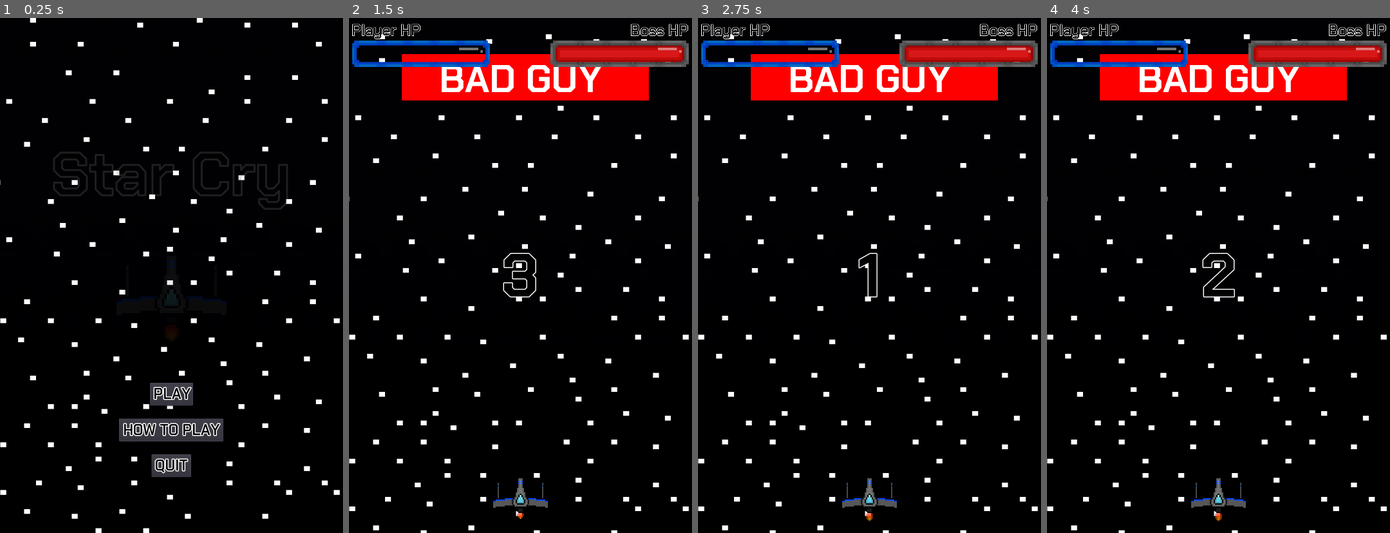
Above: before the commit, frames 1-4 (left to right).
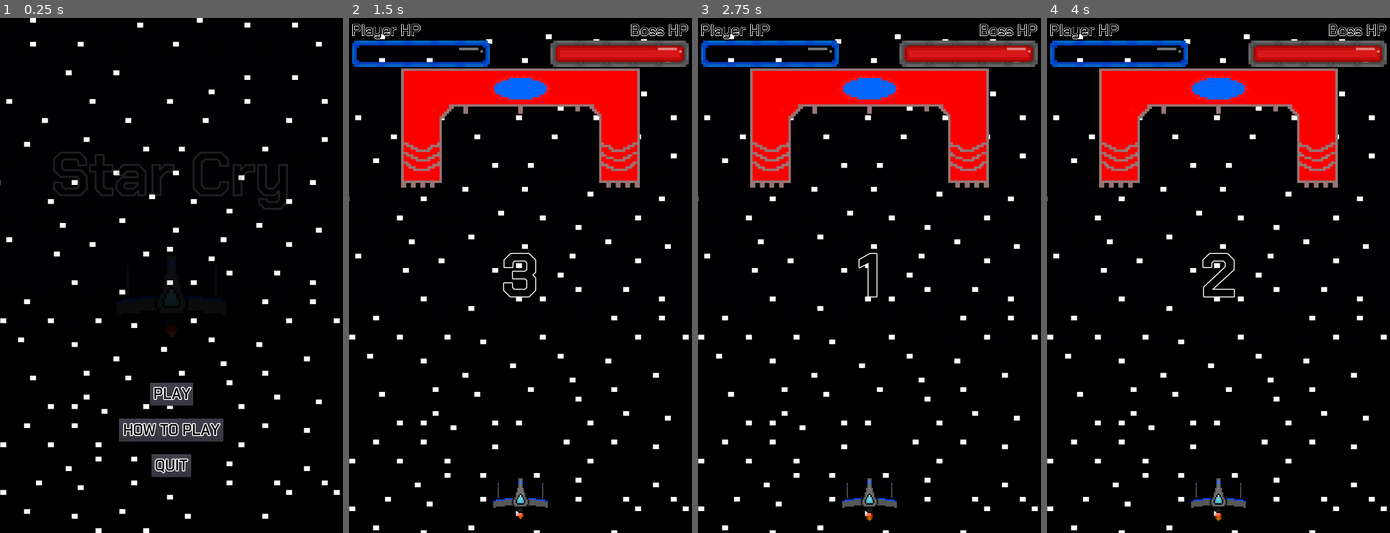
Above: after the commit, the same moments.

Repository: Cecilist/Final-BossFightBulletShooter
Game: Godot game, scene res://src/Menu/MainMenu.tscn
The game is run twice, just before and just after one commit, with the same random seed, the same clock (stepped at 60 frames per second) and the same inputs.
Inputs:
- Up to frame 1 (0.25 s): no input
- Up to frame 2 (1.5 s): click "PLAY" at 0.5 s; tap Enter (play_game) at 1.25, 1.35 s; hold D (move_right) from 1.28 s (still down)
- Up to frame 3 (2.75 s): tap Space (shoot) at 2, 2.1 s; release D (move_right) at 2.03 s; hold S (move_down) from 2.03 s (still down)
- Up to frame 4 (4 s): release S (move_down) at 2.78 s; hold D (move_right) 2.78-3.53 s; tap Tab (to_next_screen) at 2.85 s; tap Enter (play_game) at 3.5, 3.6 s; hold W (move_up) from 3.53 s (still down)

The runs differ from the first frame. In frame 2, 7.6% of the frame differs, in the area x 15-88%, y 7-34%; in frame 3, 7.6%; in frame 4, 7.6%.

Commit message:
New boss sprite. Turned off randomly moving cannons

Diff:
--- a/project/src/Boss/Boss.gd
+++ b/project/src/Boss/Boss.gd
@@ -47,13 +47,13 @@
 	#$BossShootingSound.play()
 
 	# Code below will randomly move around cannons
-	var randomX = rng.randf_range(-249, 269) # magic numbers representing current width of boss "sprite"
-	var cannonMovement := Vector2(randomX, 97) # magic number represetning current general y location of cannons
-	$Cannon1.set_position(cannonMovement)
-	$Cannon2.set_position(cannonMovement)
-	$Cannon3.set_position(cannonMovement)
-	$Cannon4.set_position(cannonMovement)
-	$Cannon5.set_position(cannonMovement)
+	#var randomX = rng.randf_range(-249, 269) # magic numbers representing current width of boss "sprite"
+	#var cannonMovement := Vector2(randomX, 97) # magic number represetning current general y location of cannons
+	#$Cannon1.set_position(cannonMovement)
+	#$Cannon2.set_position(cannonMovement)
+	#$Cannon3.set_position(cannonMovement)
+	#$Cannon4.set_position(cannonMovement)
+	#$Cannon5.set_position(cannonMovement)
 
 	_boss_can_shoot = false
 	$BossShotTimer.start()
--- a/project/src/Boss/Boss.tscn
+++ b/project/src/Boss/Boss.tscn
@@ -1,67 +1,39 @@
-[gd_scene load_steps=7 format=2]
+[gd_scene load_steps=4 format=2]
 
-[ext_resource path="res://assets/fonts/Chakra_Petch/ChakraPetch-Bold.ttf" type="DynamicFontData" id=1]
+[ext_resource path="res://src/Boss/BossSprite.png" type="Texture" id=1]
 [ext_resource path="res://src/Boss/Boss.gd" type="Script" id=2]
 [ext_resource path="res://src/Boss/Boss Shooting.wav" type="AudioStream" id=3]
-
-[sub_resource type="RectangleShape2D" id=1]
-extents = Vector2( 258.889, 49.4904 )
-
-[sub_resource type="DynamicFont" id=2]
-size = 80
-font_data = ExtResource( 1 )
-
-[sub_resource type="RectangleShape2D" id=3]
-extents = Vector2( 260.186, 36.7195 )
 
 [node name="Boss" type="KinematicBody2D"]
 script = ExtResource( 2 )
 
-[node name="ColorRect" type="ColorRect" parent="."]
-margin_left = -249.0
-margin_right = 269.0
-margin_bottom = 97.0
-color = Color( 1, 0, 0, 1 )
-__meta__ = {
-"_edit_use_anchors_": false
-}
+[node name="Sprite" type="Sprite" parent="."]
+texture = ExtResource( 1 )
 
-[node name="CollisionShape2D" type="CollisionShape2D" parent="."]
-position = Vector2( 10.3424, 49.4027 )
-shape = SubResource( 1 )
-
-[node name="Label" type="Label" parent="."]
-margin_left = -247.0
-margin_right = 269.0
-margin_bottom = 99.0
-custom_fonts/font = SubResource( 2 )
-text = "BAD GUY "
-align = 1
-valign = 1
-__meta__ = {
-"_edit_use_anchors_": false
-}
+[node name="CollisionShape2D" type="CollisionPolygon2D" parent="."]
+position = Vector2( -0.894844, 7.45012 )
+polygon = PoolVector2Array( -247.04, 119.641, -164.633, 118.8, -165.473, -22.4703, -138.565, -46.8563, 145.658, -49.379, 164.999, -24.993, 164.999, 117.959, 251.611, 117.118, 252.452, -128.423, -247.881, -128.423 )
 
 [node name="Cannon1" type="Position2D" parent="."]
-position = Vector2( -229.81, 96.8739 )
+position = Vector2( -223.083, 139.76 )
 
 [node name="Cannon2" type="Position2D" parent="."]
-position = Vector2( -128.694, 94.7526 )
+position = Vector2( -114.46, -13.8747 )
 
 [node name="Cannon3" type="Position2D" parent="."]
-position = Vector2( 2.82843, 95.4597 )
+position = Vector2( -0.168183, -15.415 )
 
 [node name="Cannon4" type="Position2D" parent="."]
-position = Vector2( 146.371, 96.8739 )
+position = Vector2( 118.652, -19.2449 )
 
 [node name="Cannon5" type="Position2D" parent="."]
-position = Vector2( 226.982, 94.0454 )
+position = Vector2( 214.369, 138.364 )
 
 [node name="Area2D" type="Area2D" parent="."]
 
-[node name="Hitbox" type="CollisionShape2D" parent="Area2D"]
-position = Vector2( 9.53503, 46.6164 )
-shape = SubResource( 3 )
+[node name="HitBox" type="CollisionPolygon2D" parent="Area2D"]
+position = Vector2( 1.36353, 0.636429 )
+polygon = PoolVector2Array( -247.49, -117.094, -247.49, 130.127, -165.083, 129.378, -165.832, -18.9549, -139.612, -41.4295, 144.317, -40.6803, 165.294, -16.7074, 166.043, 119.639, 250.697, 118.14, 249.199, -119.341 )
 
 [node name="BossShootingSound" type="AudioStreamPlayer2D" parent="."]
 stream = ExtResource( 3 )
--- a/project/src/Level/Level.tscn
+++ b/project/src/Level/Level.tscn
@@ -89,7 +89,7 @@
 [node name="Boss" parent="." groups=[
 "hazard",
 ] instance=ExtResource( 2 )]
-position = Vector2( 360, 76 )
+position = Vector2( 360, 225.907 )
 
 [node name="LevelBorders" type="StaticBody2D" parent="."]
 
--- a/project/src/Menu/MainMenu.tscn
+++ b/project/src/Menu/MainMenu.tscn
@@ -91,7 +91,7 @@
 scale = Vector2( 0.5, 0.5 )
 frames = SubResource( 2 )
 animation = "flying"
-frame = 1
+frame = 2
 playing = true
 
 [node name="PlayButton" type="Button" parent="."]
Binary file added: project/src/Boss/BossSprite.png
Not shown, added: project/src/Boss/BossSprite.png.import
